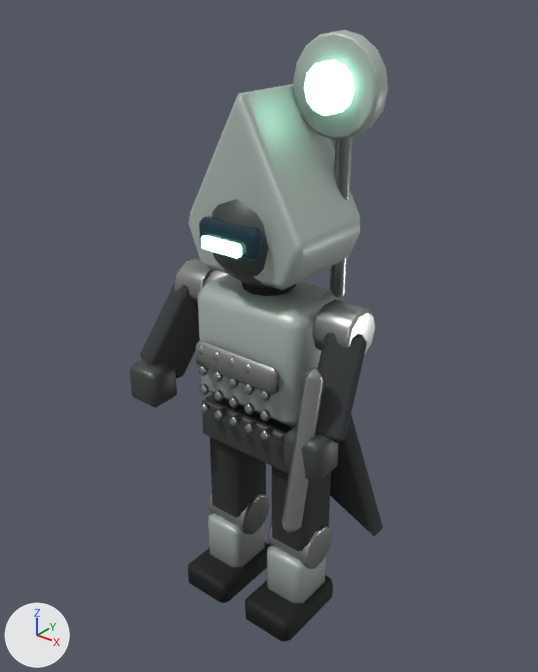
Before and after pictures for a commit that changed the glTF model github-io/public/models/shade.glb.
Camera for both pictures: a 50 mm camera at (1.91, -2.38, 2.96) aimed at (-0.04, 0.06, 1.45). The lights are fixed; the arrows at lower left show +X, +Y and +Z. The older version comes first. Where no turn or scale is listed for an object, it has been applied to the vertices. Vertices at exactly the same position are counted once.

Script lines for the objects in view, before the commit:
```python
ob_arms_001 = bpy.data.objects.new('Arms.001', me_arms_001)
ob_arms_001.location = (0.0, 0.0, 0.0)
ob_chest_harness_001 = bpy.data.objects.new('Chest_harness.001', me_chest_harness_001)
ob_chest_harness_001.location = (0.0, 0.0, 0.0)
ob_hands_001 = bpy.data.objects.new('Hands.001', me_hands_001)
ob_hands_001.location = (0.0, 0.0, 0.0)
ob_helmet_002 = bpy.data.objects.new('Helmet.002', me_helmet_002)
ob_helmet_002.location = (0.0, 0.0, 0.0)
ob_pelvis_001 = bpy.data.objects.new('Pelvis.001', me_pelvis_001)
ob_pelvis_001.location = (0.0, 0.0, 0.0)
ob_split_cloak = bpy.data.objects.new('Split_cloak', me_split_cloak)
ob_split_cloak.location = (0.0, 0.0, 0.0)
ob_upper_leg_006 = bpy.data.objects.new('Upper_leg.006', me_upper_leg_006)
ob_upper_leg_006.location = (-0.2, 0.0, 0.94)
ob_upper_leg_007 = bpy.data.objects.new('Upper_leg.007', me_upper_leg_007)
ob_upper_leg_007.location = (0.2, 0.0, 0.94)
# also in view: 'Torso.001' at (0.0, 0.0, 1.44); 'Boot.006' at (-0.2, -0.08, 0.08); 'Shin.007' at (0.2, -0.03, 0.22); 'Knee.006' at (-0.2, 0.0, 0.42); 'Shoulder_joint.001' at (0.0, 0.0, 1.63)
```
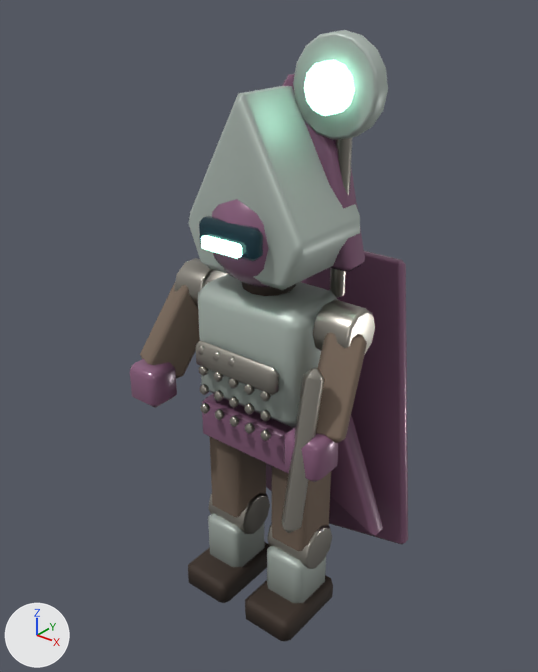
Boxes [x1, y1, x2, y2] around the edits, measured in the pictures (538 x 672 px):
'Long_cloak', added (purple): after [266, 251, 408, 545]
'Arms.001', surface changed (lighter): [140, 283, 367, 443] in both
'Hands.001', recoloured: [130, 359, 338, 482] in both
'Pelvis.001', recoloured (lighter): [202, 394, 295, 474] in both
'Upper_leg.006', surface changed (lighter): [210, 437, 266, 518] in both
'Split_cloak', surface changed, recoloured (lighter): [312, 285, 383, 536] in both
'Upper_leg.007', surface changed (lighter): [271, 466, 331, 551] in both
'Hood_drape', added: after [282, 73, 365, 272]
part 1 of me_helmet_002, recoloured (lighter): [212, 199, 270, 288] in both

The change, as a list of edits to the scene's bpy script:
```text
Change mat_suit:
    where n2 = _N.new('ShaderNodeMix'); n2.name = 'Mix'
    n2.inputs[7].default_value: (0.0343, 0.0423, 0.0423, 1.0) -> (0.254, 0.181, 0.133, 1.0)  # 'B', dark grey #343a3a -> 'B', brown #8a7666
Add mat_armorveil:
    mat_armorveil = bpy.data.materials.new('ArmorVeil')
    # nodes: BsdfPrincipled, Mix, OutputMaterial, VertexColor
    # colours: purple #9c6c8e, mixed with the vertex colours
Change me_pelvis_001:
    where me_pelvis_001.from_pydata(...)  # 24 vertices, 44 faces; spans x -0.3..0.3, y -0.18..0.18, z 0.91..1.13
    remove me_pelvis_001.materials.append(mat_armor)
    add me_pelvis_001.materials.append(mat_armorveil)
Change me_helmet_002:
    where me_helmet_002.from_pydata(...)  # 86 vertices, 168 faces; spans x -0.245..0.245, y -0.27..0.22, z 1.745..2.235
    used by ob_helmet_002; location = (0.0, 0.0, 0.0)
    me_helmet_002 part 1: 168 faces spanning x -0.245..0.245, y -0.27..0.22, z 1.745..2.235 switch from mat_armor to mat_armorveil
Change me_hands_001:
    where me_hands_001.from_pydata(...)  # 48 vertices, 88 faces; spans x -0.555..0.555, y -0.39..-0.21, z 1.12..1.32
    remove me_hands_001.materials.append(mat_armor)
    add me_hands_001.materials.append(mat_armorveil)
Change me_split_cloak:
    where me_split_cloak.from_pydata(...)  # 36 vertices, 64 faces; spans x -0.513..0.513, y 0.185..0.295, z 0.458..1.661
    remove me_split_cloak.materials.append(mat_suit)
    add me_split_cloak.materials.append(mat_armorveil)
Add me_hood_drape:
    me_hood_drape.from_pydata(...)  # 26 vertices, 48 faces; spans x -0.333..0.333, y 0.12..0.28, z 1.82..2.596
    me_hood_drape.materials.append(mat_armorveil)
Add me_long_cloak:
    me_long_cloak.from_pydata(...)  # 28 vertices, 52 faces; spans x -0.6..0.6, y 0.33..0.59, z 0.22..1.77
    me_long_cloak.materials.append(mat_armorveil)
Add ob_hood_drape:
    ob_hood_drape = bpy.data.objects.new('Hood_drape', me_hood_drape)
    ob_hood_drape.location = (0.0, 0.0, 0.0)
Add ob_long_cloak:
    ob_long_cloak = bpy.data.objects.new('Long_cloak', me_long_cloak)
    ob_long_cloak.location = (0.0, 0.0, 0.0)
```
